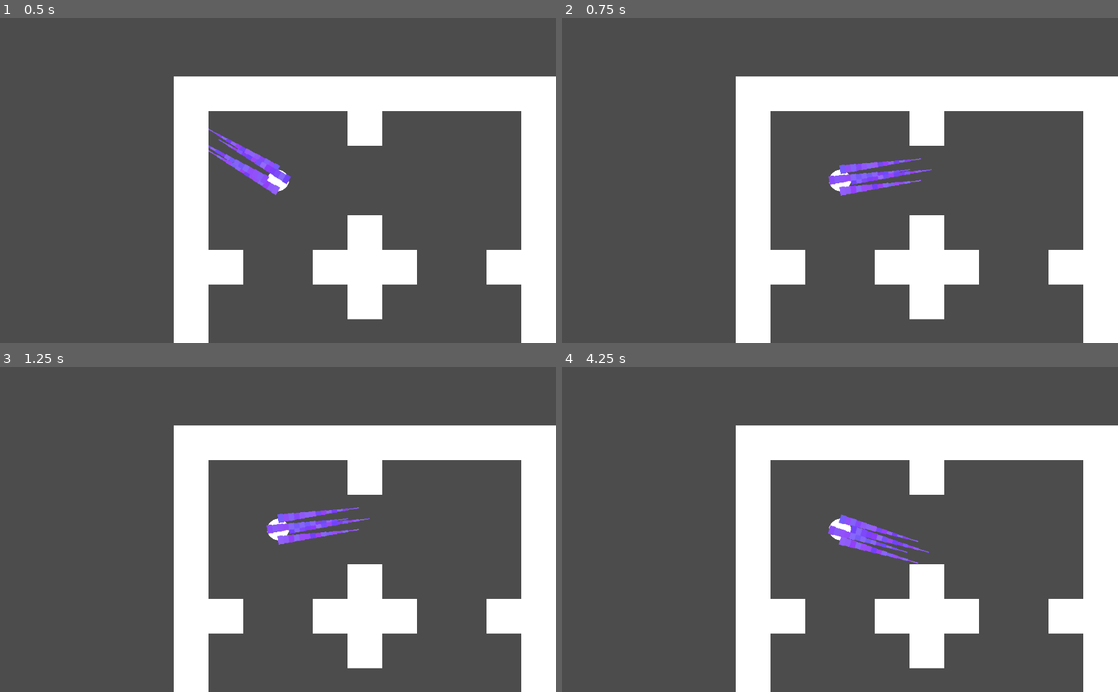
Above: before the commit, frames 1-4 (two rows, left to right).
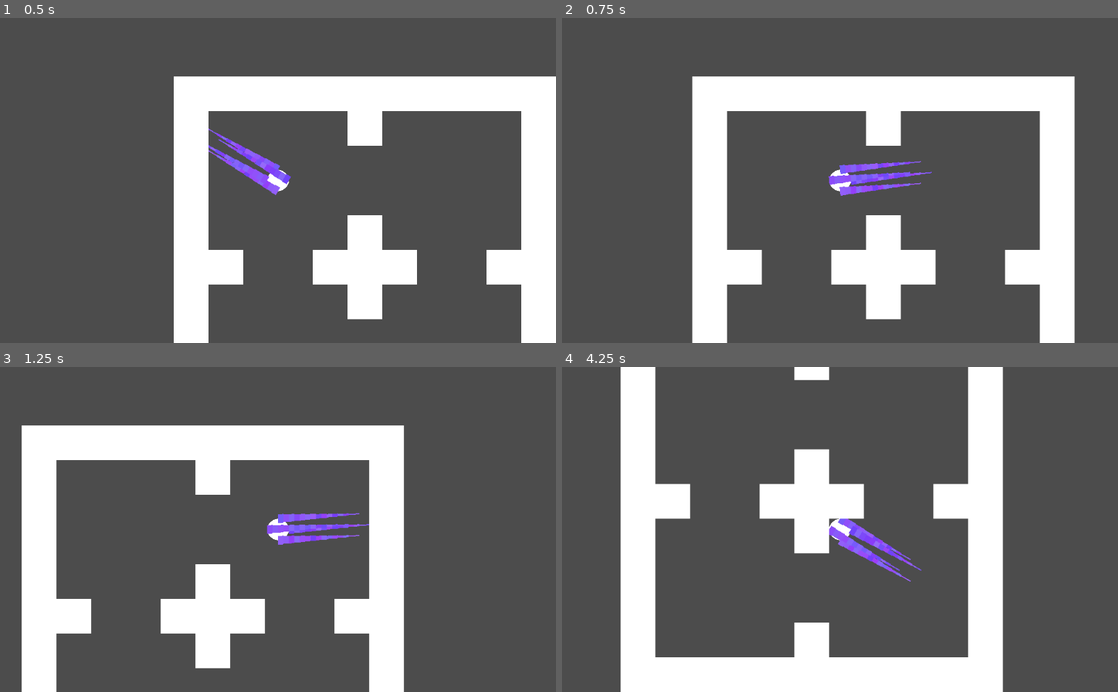
Above: after the commit, the same moments.

Repository: AGPritchard/inverse-kinematics
Game: Godot game, scene res://src/world/world.tscn
The game is run twice, just before and just after one commit, with the same random seed, the same clock (stepped at 60 frames per second) and the same inputs. The project has no main scene, so this scene is started directly.
Inputs (mouse positions are in pixels of both pictures, inside the frame that each line leads up to):
- Up to frame 1 (0.5 s): no input
- Up to frame 2 (0.75 s): tap Enter at 0.5 s; move the mouse to (962, 164) at 0.52 s; hold D (move_right, bound only after the commit) from 0.53 s (still down)
- Up to frame 3 (1.25 s): keep holding D (move_right, bound only after the commit)
- Up to frame 4 (4.25 s): move the mouse to (728, 545) at 1.27 s; release D (move_right, bound only after the commit) at 1.28 s; hold S (move_down, bound only after the commit) 1.28-2.03 s; move the mouse to (895, 458) at 2.02 s; hold D (move_right, bound only after the commit) 2.03-2.78 s; tap Space at 2.75 s; move the mouse to (812, 594) at 2.77 s; hold W (move_up, bound only after the commit) 2.78-3.53 s; tap Enter at 3.5 s; move the mouse to (1006, 578) at 3.52 s; hold A (move_left, bound only after the commit) from 3.53 s (still down)

Frame 1 is identical in both runs. In frame 2, 27% of the frame differs, in the area x 23-100%, y 17-100%; in frame 3, 27%; in frame 4, 42%, in the area x 10-100%, y 0-100%.

Commit message:
Add creature movement and controls

Diff:
--- a/project.godot
+++ b/project.godot
@@ -16,3 +16,49 @@
 [application]
 
 config/name="inverse-kinematics"
+
+[importer_defaults]
+
+texture={
+"compress/bptc_ldr": 0,
+"compress/hdr_mode": 0,
+"compress/lossy_quality": 0.7,
+"compress/mode": 0,
+"compress/normal_map": 0,
+"detect_3d": false,
+"flags/anisotropic": false,
+"flags/filter": false,
+"flags/mipmaps": false,
+"flags/repeat": 0,
+"flags/srgb": 2,
+"process/HDR_as_SRGB": false,
+"process/fix_alpha_border": true,
+"process/invert_color": false,
+"process/premult_alpha": false,
+"size_limit": 0,
+"stream": false,
+"svg/scale": 1.0
+}
+
+[input]
+
+move_up={
+"deadzone": 0.5,
+"events": [ Object(InputEventKey,"resource_local_to_scene":false,"resource_name":"","device":0,"alt":false,"shift":false,"control":false,"meta":false,"command":false,"pressed":false,"scancode":87,"unicode":0,"echo":false,"script":null)
+ ]
+}
+move_down={
+"deadzone": 0.5,
+"events": [ Object(InputEventKey,"resource_local_to_scene":false,"resource_name":"","device":0,"alt":false,"shift":false,"control":false,"meta":false,"command":false,"pressed":false,"scancode":83,"unicode":0,"echo":false,"script":null)
+ ]
+}
+move_left={
+"deadzone": 0.5,
+"events": [ Object(InputEventKey,"resource_local_to_scene":false,"resource_name":"","device":0,"alt":false,"shift":false,"control":false,"meta":false,"command":false,"pressed":false,"scancode":65,"unicode":0,"echo":false,"script":null)
+ ]
+}
+move_right={
+"deadzone": 0.5,
+"events": [ Object(InputEventKey,"resource_local_to_scene":false,"resource_name":"","device":0,"alt":false,"shift":false,"control":false,"meta":false,"command":false,"pressed":false,"scancode":68,"unicode":0,"echo":false,"script":null)
+ ]
+}
--- a/src/creature/creature.gd
+++ b/src/creature/creature.gd
@@ -1 +1,23 @@
 extends KinematicBody2D
+
+export(float) var speed := 200.0
+
+var velocity := Vector2.ZERO
+
+func _physics_process(_delta: float) -> void:
+	# reset velocity
+	velocity = Vector2.ZERO
+
+	# get input and set velocity direction
+	if Input.is_action_pressed("move_up"):
+		velocity.y -= 1.0
+	if Input.is_action_pressed("move_down"):
+		velocity.y += 1.0
+	if Input.is_action_pressed("move_left"):
+		velocity.x -= 1.0
+	if Input.is_action_pressed("move_right"):
+		velocity.x += 1.0
+
+	# calculate velocity and move
+	velocity = velocity.normalized() * speed
+	velocity = move_and_slide(velocity)
